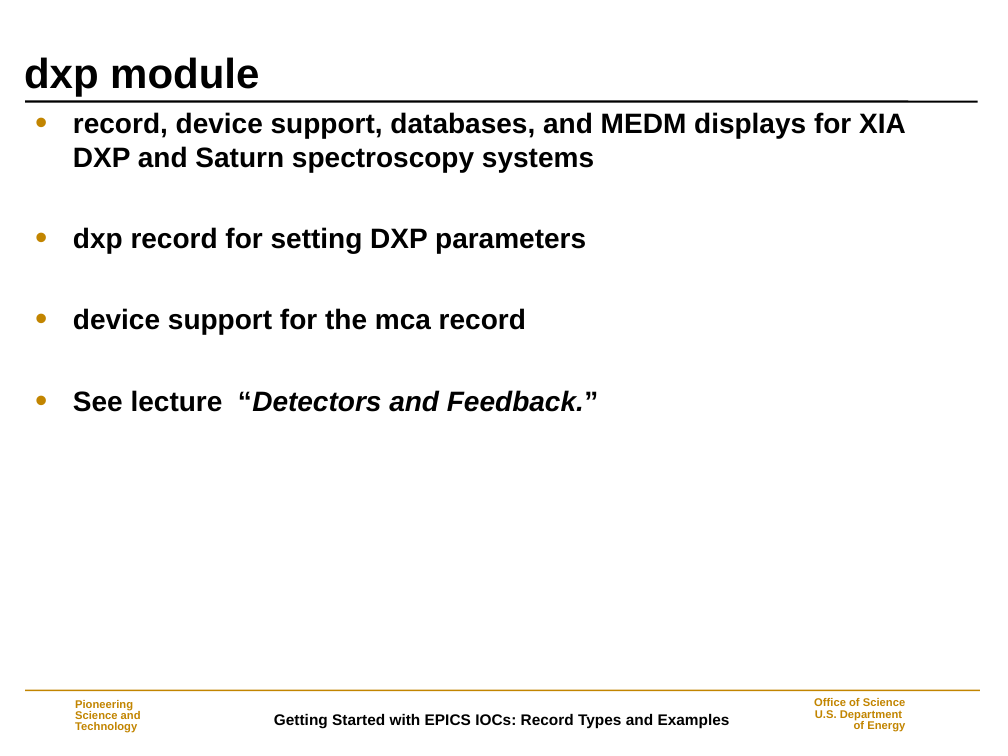
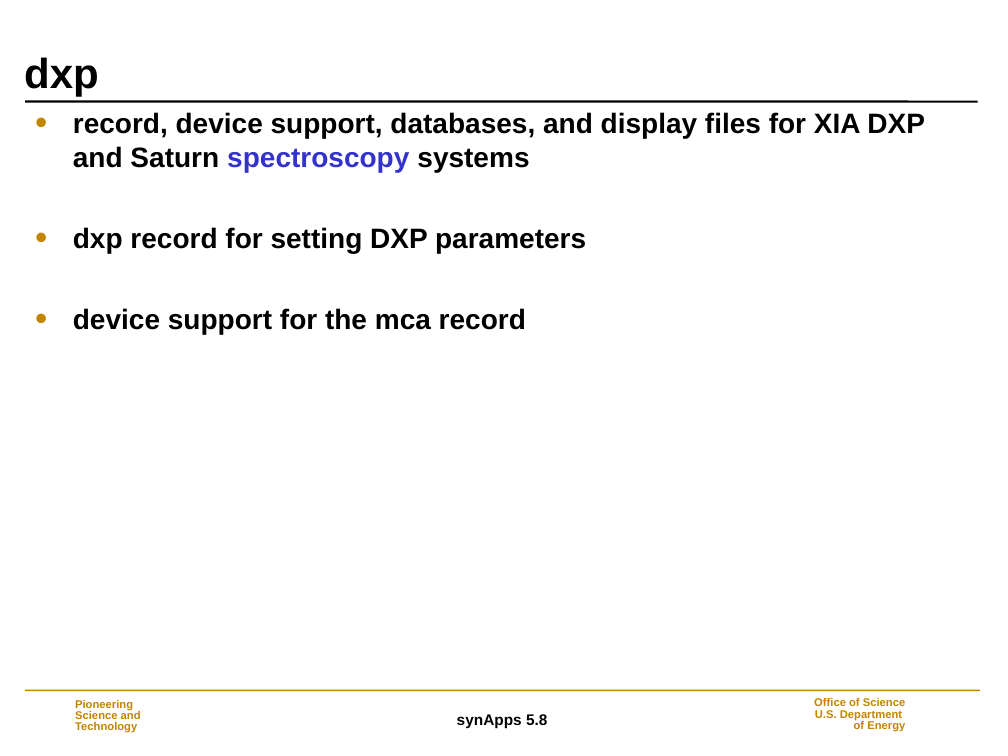
Before and after one commit to EPICS-synApps/documentation, a slide deck: slide 19 of IntroToSynApps.ppt (slide 16 before the commit). Drawn at 1008x756 pixels with LibreOffice and Linux fonts; fonts in the diff are those of the drawing; background and template pictures are left out. Boxes give left, top, right and bottom in pixels: in the first picture for what was removed or moved away, otherwise in the second. Text is boxed around its words. In the diff, an @@ line names an element or a change of style, - is before the commit and + after.

Commit message:
synApps_5_8

```diff
--- a/IntroToSynApps.ppt
+++ b/IntroToSynApps.ppt
@@ title at [24,57,99,97]: text changed @@
-dxp module
+dxp
@@ text at [73,112,925,172]: text changed @@
-• record, device support, databases, and MEDM displays for XIA DXP and Saturn spectroscopy systems
+• record, device support, databases, and display files for XIA DXP and Saturn spectroscopy systems
@@ text at [73,390,599,412]: paragraph removed @@
-• See lecture “Detectors and Feedback.”
@@ text at [457,714,547,728]: text changed @@
-Getting Started with EPICS IOCs: Record Types and Examples
+synApps 5.8
```
Also in this commit, not shown: 36 other slides changed, 13 slides added, 4 slides removed.
